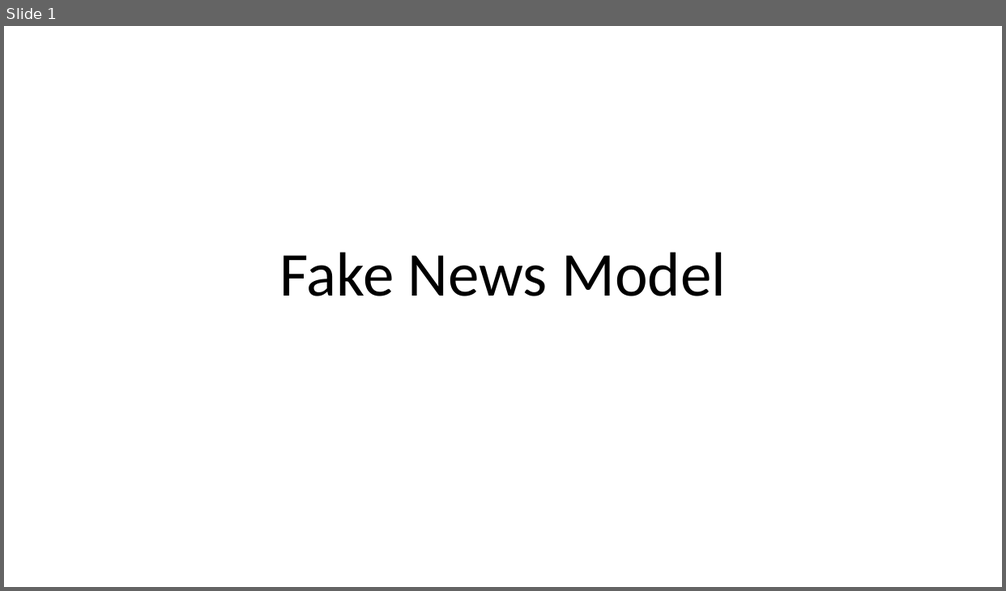
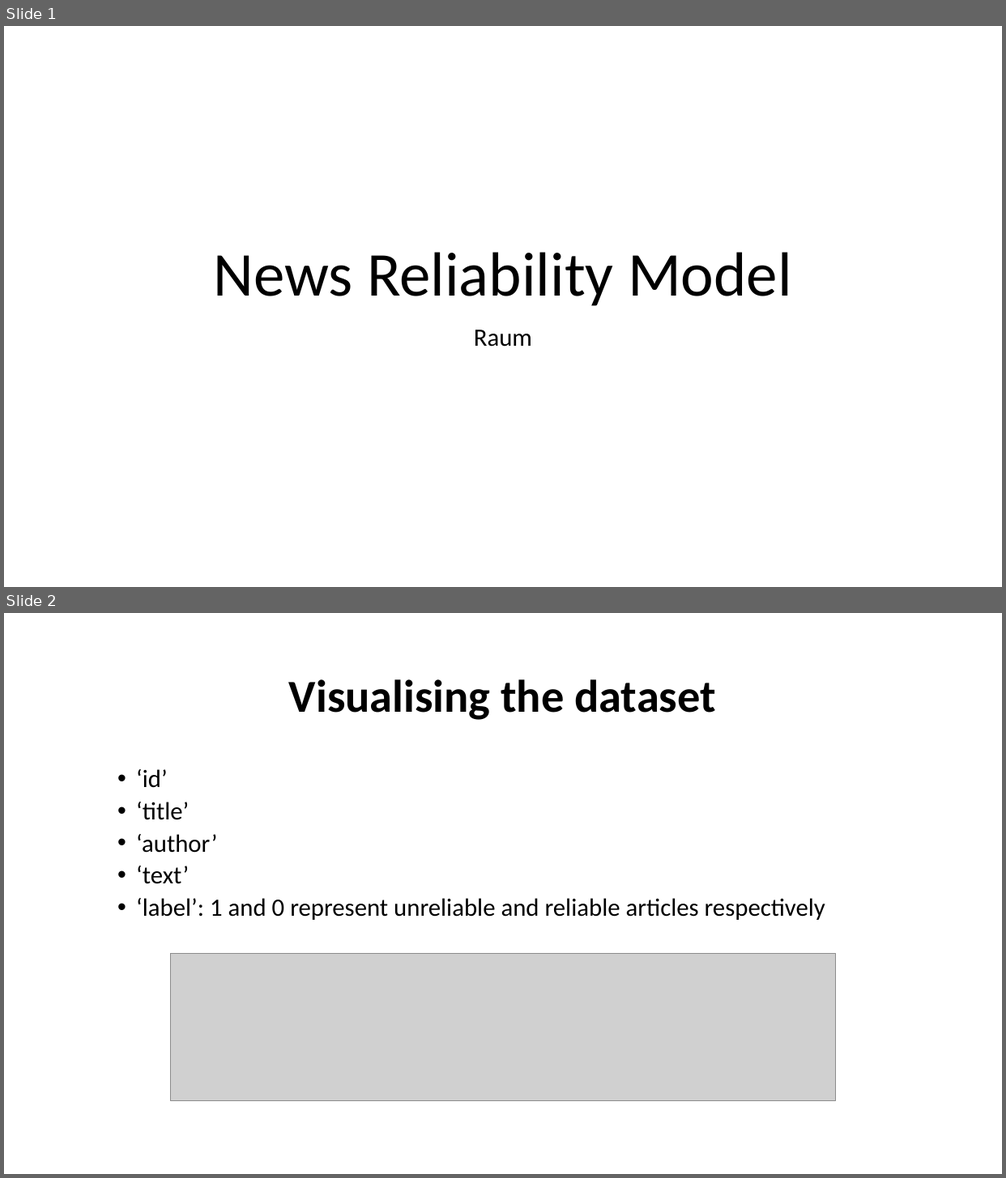
Before and after one commit to raum30/fake-news, a slide deck: presentation.pptx. Shown one above the other, each under a label of ours: slide 1 before the commit, slides 1 and 2 after it. The pictures are 1006x591 and 1006x1178 pixels, drawn with LibreOffice and Linux fonts; fonts in the diff are those of the drawing; grey boxes stand for pictures. Boxes give left, top, right and bottom in pixels: in the first picture for what was removed or moved away, otherwise in the second. Text is boxed around its words. In the diff, an @@ line names an element or a change of style, - is before the commit and + after.

```diff
--- a/presentation.pptx
+++ b/presentation.pptx
@@ slide 2 added at <box>4,613,1002,1174</box>, background #FFFFFF @@
@@ title added at <box>289,679,716,720</box>, 44 pt, text #000000, bold @@
+Visualising the dataset
@@ text added at <box>136,769,825,920</box>, 24 pt, text #000000 @@
+  • ‘id’
+  • ‘title’
+  • ‘author’
+  • ‘text’
+  • ‘label’: 1 and 0 represent unreliable and reliable articles respectively
@@ picture added at <box>171,954,836,1101</box> @@
@@ slide 1 changed as well @@
@@ title at <box>213,252,792,306</box>: text changed @@
-Fake News Model
+News Reliability Model
@@ subtitle added at <box>474,330,532,347</box>, 24 pt, text #000000 @@
+Raum
```
Also in this commit, not shown: 23 other slides added, 1 slide removed, 1 other file.
